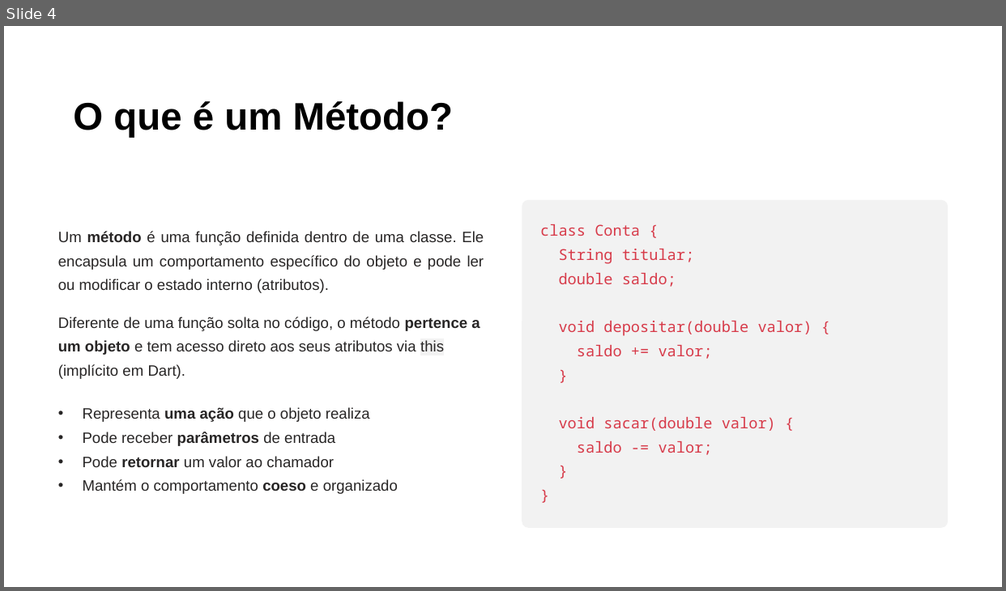
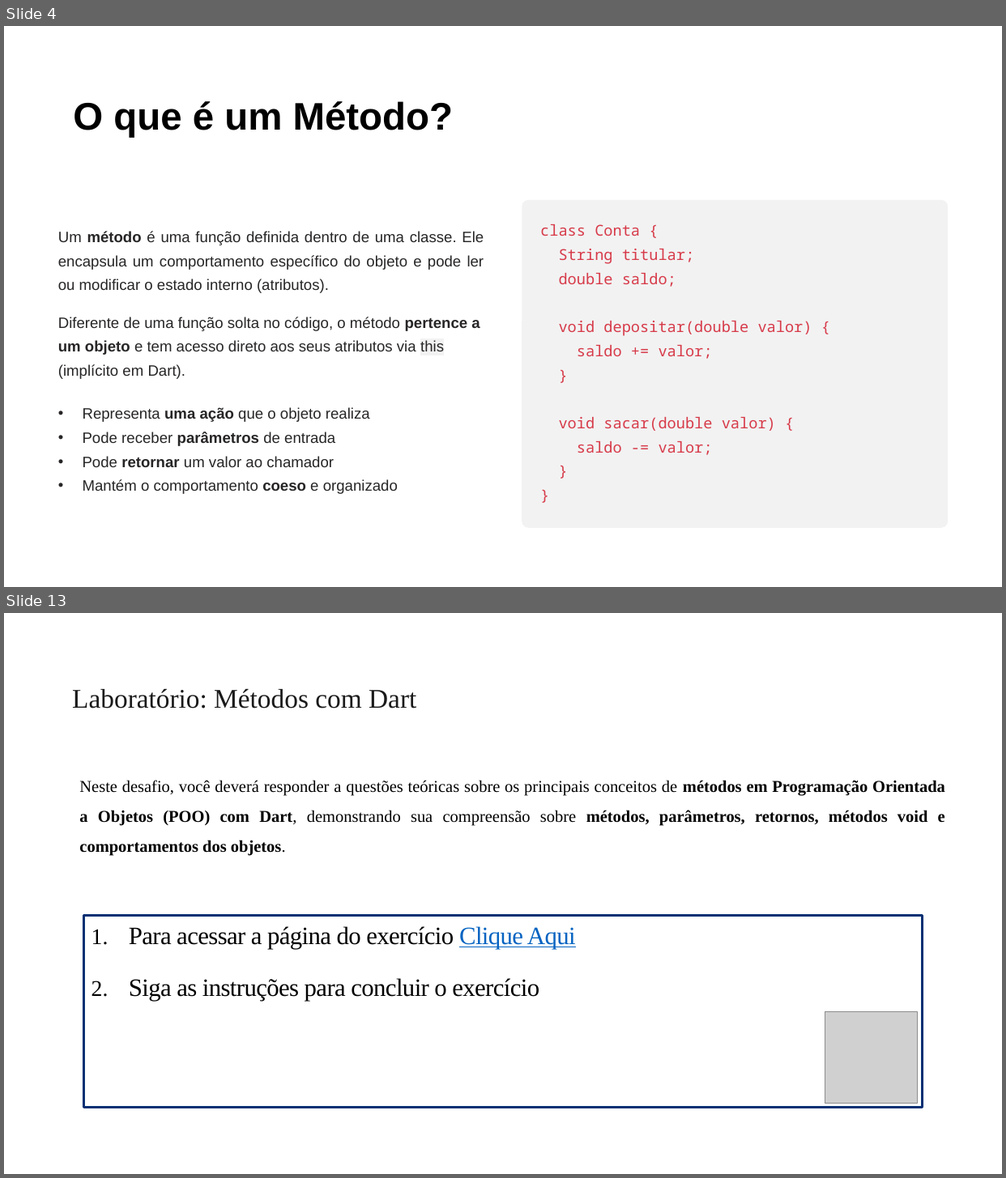
Before and after one commit to PedroMiho/UMC, a slide deck: ENGENHARIA DE SOFTWARE/Desenvolvimento de Aplicações/Pedro/Aula 04 - Métodos e Encapsulamento/Metodos-e-Encapsulamento-em-Dart.pptx. Shown one above the other, each under a label of ours: slide 4 before the commit, slides 4 and 13 after it; the slides between them are not shown. The pictures are 1006x591 and 1006x1178 pixels, drawn with LibreOffice and Linux fonts; fonts in the diff are those of the drawing; grey boxes stand for pictures; background and template pictures are left out. Boxes give left, top, right and bottom in pixels: in the first picture for what was removed or moved away, otherwise in the second. Text is boxed around its words. In the diff, an @@ line names an element or a change of style, - is before the commit and + after.

```diff
--- a/ENGENHARIA DE SOFTWARE/Desenvolvimento de Aplicações/Pedro/Aula 04 - Métodos e Encapsulamento/Metodos-e-Encapsulamento-em-Dart.pptx
+++ b/ENGENHARIA DE SOFTWARE/Desenvolvimento de Aplicações/Pedro/Aula 04 - Métodos e Encapsulamento/Metodos-e-Encapsulamento-em-Dart.pptx
@@ slide 13 added at (4, 613, 1002, 1174), background #FFFFFF @@
@@ title added at (72, 688, 416, 709), 26 pt, text #1A1A1A @@
+Laboratório: Métodos com Dart
@@ text added at (79, 780, 945, 856), 16 pt, text #000000, bold @@
+Neste desafio, você deverá responder a questões teóricas sobre os principais conceitos de métodos em Programação Orientada a Objetos (POO) com Dart, demonstrando sua compreensão sobre métodos, parâmetros, retornos, métodos void e comportamentos dos objetos.
@@ rectangle added at (84, 915, 923, 1107), outline #043073 2.25 pt, 24 pt, text #000000 @@
+1. Para acessar a página do exercício Clique Aqui
+2. Siga as instruções para concluir o exercício
@@ picture added at (825, 1012, 917, 1103) @@
```
Also in this commit, not shown: 6 slides changed, 2 other slides added, 1 other file.
